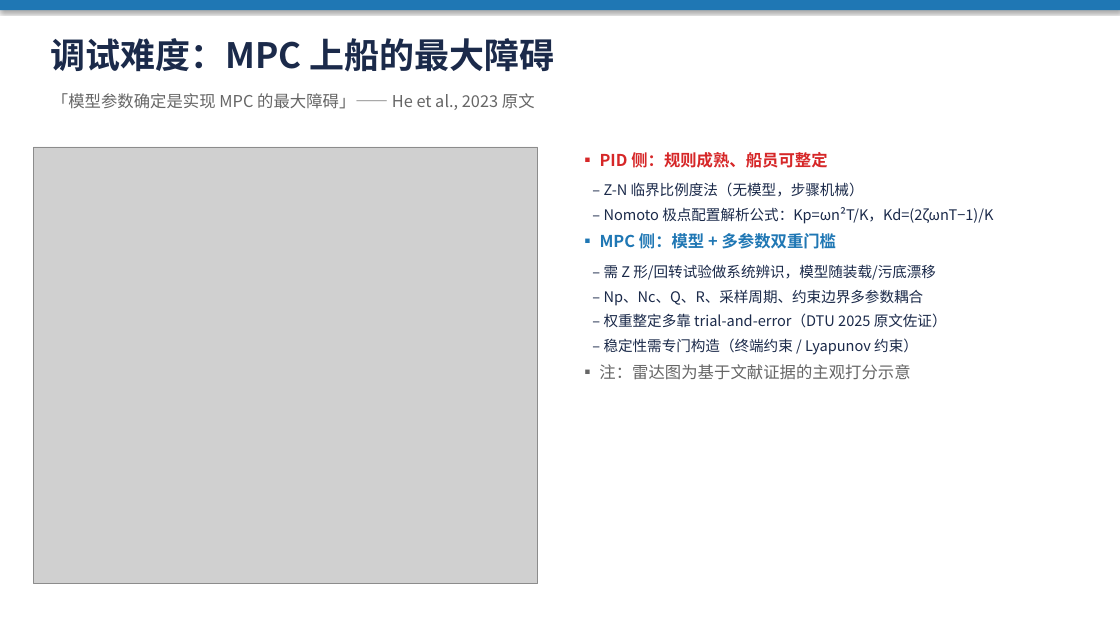
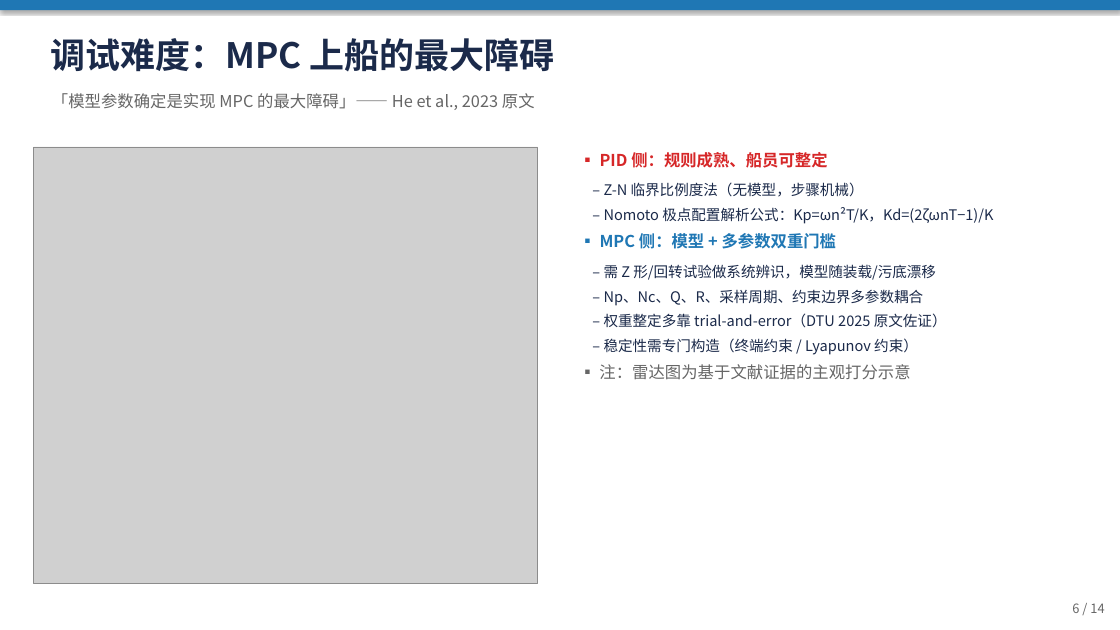
Before and after one commit to jimaka/auto_rudder, a slide deck: slide 6 of docs/ship_energy_research/船舶控制与节能算法调研汇报.pptx. Drawn at 1120x630 pixels with LibreOffice and Linux fonts; fonts in the diff are those of the drawing; grey boxes stand for pictures. Boxes give left, top, right and bottom in pixels: in the first picture for what was removed or moved away, otherwise in the second. Text is boxed around its words. In the diff, an @@ line names an element or a change of style, - is before the commit and + after.

```diff
--- a/docs/ship_energy_research/船舶控制与节能算法调研汇报.pptx
+++ b/docs/ship_energy_research/船舶控制与节能算法调研汇报.pptx
@@ text added at (1072,603,1104,613), 11 pt, text #666666 @@
+6 / 14
```
Also in this commit, not shown: 10 other slides changed, 1 slide added, 1 other file.
